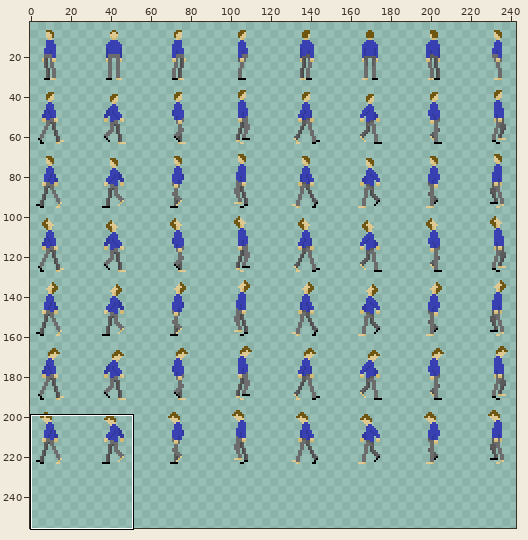
Two versions of one sprite sheet, assets/manSpritesheet.png. Above: a wide view before the commit, with the close-up outlined.
Close-up. Earlier state:
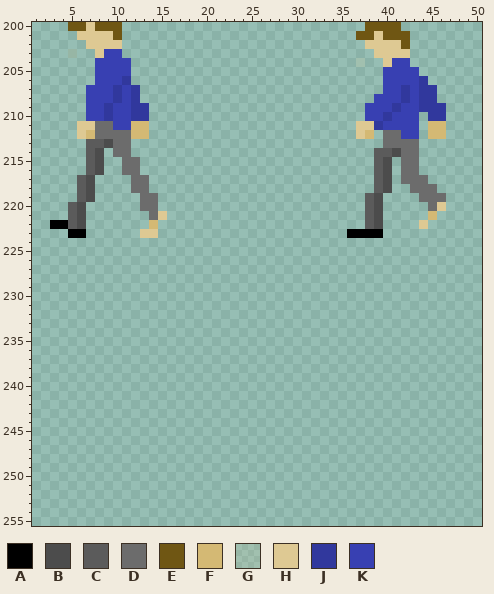
The file is 256x256 pixels. Pixels under 10% opacity are left out. Colours within 5 levels of each other are drawn and written as one. Shown: x 1..50, y 200..255. The wide view leaves out empty margins. The commit also changed other parts of the picture, which this record leaves out.
Palette (. is transparent): A #000000  B #4c4c4c  C #5b5b5b  D #6c6c6c  E #6f5613  F #d4b974  G #dec99328  H #dec993  J #31389d  K #3840b2
Pixels before (only the part around the change), first column x 1:
200 ....EEHEEE...........................EEEE........
201 .....HHHHE..........................EEHEEE.......
202 ......HHHH...........................HHHHE.......
203 ....G..HKK............................HHHH.......
204 .......KKKK.........................G..HKK.......
205 .......KKKK............................KKKK......
206 .......KKKJ............................KKKKJ.....
207 ......KKKJKJ...........................KKJKJJ....
208 ......KKKJKJ..........................KKKJKJJ....
209 ......KKJKKJJ........................KKKJKKJJJ...
210 ......KKJKKJJ........................KKJKKK.JJ...
211 .....HHDDKKFF.......................HHJKKKK.FF...
212 .....HFDDDDFF.......................HF.DDKK.FF...
213 ......CCBDD............................DDDD......
214 ......CB.DD...........................CCBDD......
215 ......CB..DD..........................CB.DD......
216 ......CB..DD..........................CB.DD......
217 .....CB....DD.........................CB.DDD.....
218 .....CB....DD.........................CB..DDD....
219 .....CB.....DD.......................CB....DDD...
220 ....CB......DD.......................CB.....DH...
221 ....CB.......DH......................CB.....F....
222 ..AACB.......F.......................CB....H.....
223 ....AA......HH.....................AAAA..........
224 .................................................
225 .................................................
226 .................................................
227 .................................................
228 .................................................
229 .................................................
230 .................................................
231 .................................................
232 .................................................
233 .................................................
234 .................................................
235 .................................................
236 .................................................
237 .................................................
238 .................................................
239 .................................................
240 .................................................
241 .................................................
242 .................................................
243 .................................................
244 .................................................
245 .................................................
246 .................................................
247 .................................................
248 .................................................
249 .................................................
250 .................................................
251 .................................................
252 .................................................
253 .................................................
254 .................................................
255 .................................................
The result:
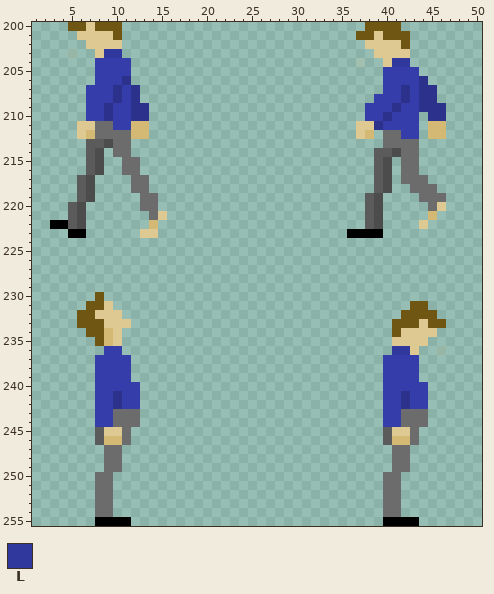
Colours new in this view: L #31389d
The exact change:
Colour J changes from #31389d to #2c328c.
Colour K changes from #3840b2 to #353daa.
Colour A now appears in row 255 at x 8 to 11 and 40 to 43.
Colour C now appears in rows 245 to 246 at x 8 and 40.
Colour D now appears in rows 243 to 244 at x 10 to 12 and 42 to 44; in rows 245 to 246 at x 11 and 43; in rows 247 to 249 at x 9 to 10 and 41 to 42; in rows 250 to 254 at x 8 to 9 and 40 to 41.
Colour E now appears in row 230 at x 8; in row 231 at x 7 to 8 and 43 to 44; in row 232 at x 6 to 7 and 42 to 45; in row 233 at x 6 to 8, 41 to 43 and 45 to 46; in row 234 at x 7 to 8 and 41; in row 235 at x 8.
Colour F now appears in rows 234 to 235 at x 9; in row 246 at x 9 to 10 and 41 to 42.
Colour G now appears in row 236 at x 46.
Colour H now appears in row 231 at x 9; in row 232 at x 8 to 10; in row 233 at x 9 to 11 and 44; in row 234 at x 10 and 42 to 45; in row 235 at x 10 and 41 to 44; in row 236 at x 43.
Colour H now appears in row 245 at x 9 to 10 and 41 to 42.
Colour J now appears in rows 241 to 242 at x 10 and 42.
Colour K now appears in row 236 at x 9 to 10; in rows 237 to 239 at x 8 to 11 and 40 to 43; in row 240 at x 8 to 12 and 40 to 44; in rows 241 to 242 at x 8 to 9, 11 to 12, 40 to 41 and 43 to 44; in rows 243 to 244 at x 8 to 9 and 40 to 41.
Colour L now appears in row 236 at x 41 to 42.
The author changed colour K to colour L in row 203 at x 9 to 10; in row 204 at x 41 to 42.
Pixel boxes of the changes (left, top, right, bottom) in both close-ups:
changed: (86, 49, 149, 130)
changed: (365, 58, 446, 139)
added: (77, 292, 140, 526)
added: (383, 301, 446, 526)
